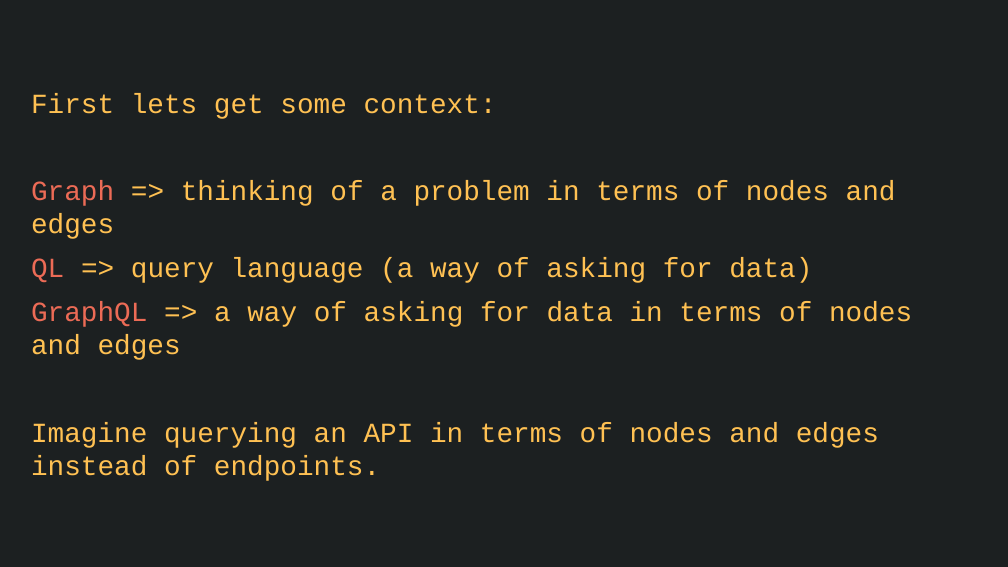
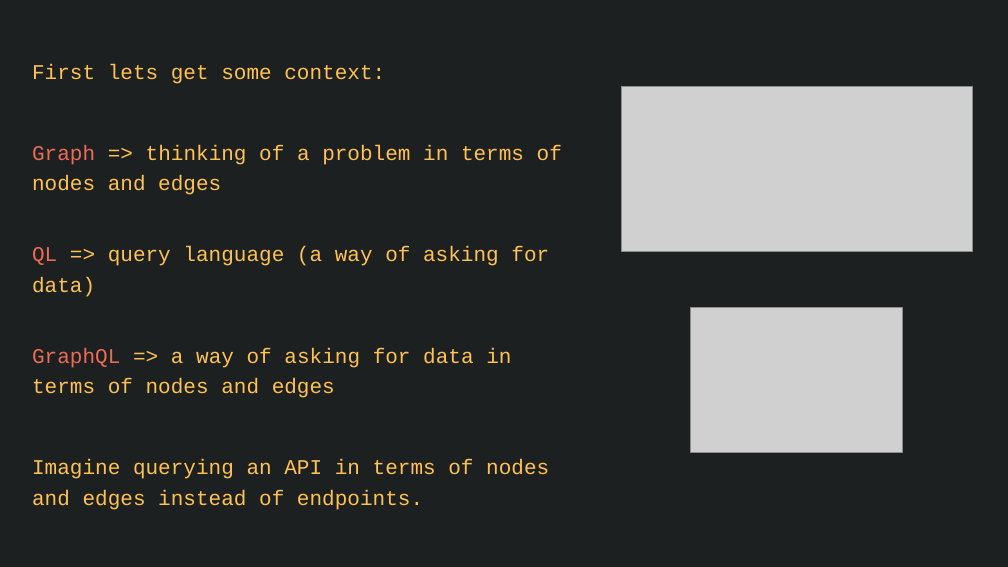
Before and after one commit to nafeu-pelmorex/pa-graphql-lnl, a slide deck: slide 4 of GraphQL-LNL.pptx (slide 3 before the commit). Drawn at 1008x567 pixels with LibreOffice and Linux fonts; fonts in the diff are those of the drawing; grey boxes stand for pictures. Boxes give left, top, right and bottom in pixels: in the first picture for what was removed or moved away, otherwise in the second. Text is boxed around its words. In the diff, an @@ line names an element or a change of style, - is before the commit and + after.

```diff
--- a/GraphQL-LNL.pptx
+++ b/GraphQL-LNL.pptx
@@ subtitle "First lets get some context:": place and size @@
-subtitle "First lets get some context:" at (31, 93, 912, 481)
+subtitle "First lets get some context:" at (32, 64, 562, 510)
@@ subtitle "First lets get some context:" at (32, 64, 562, 510): size 26.4 to 20 pt; line spacing 1 to 1.2 @@
@@ picture added at (622, 87, 972, 252) @@
@@ picture added at (691, 308, 903, 453) @@
```
Also in this commit, not shown: 2 other slides changed, 7 slides added, 2 slides removed, 1 other file.
